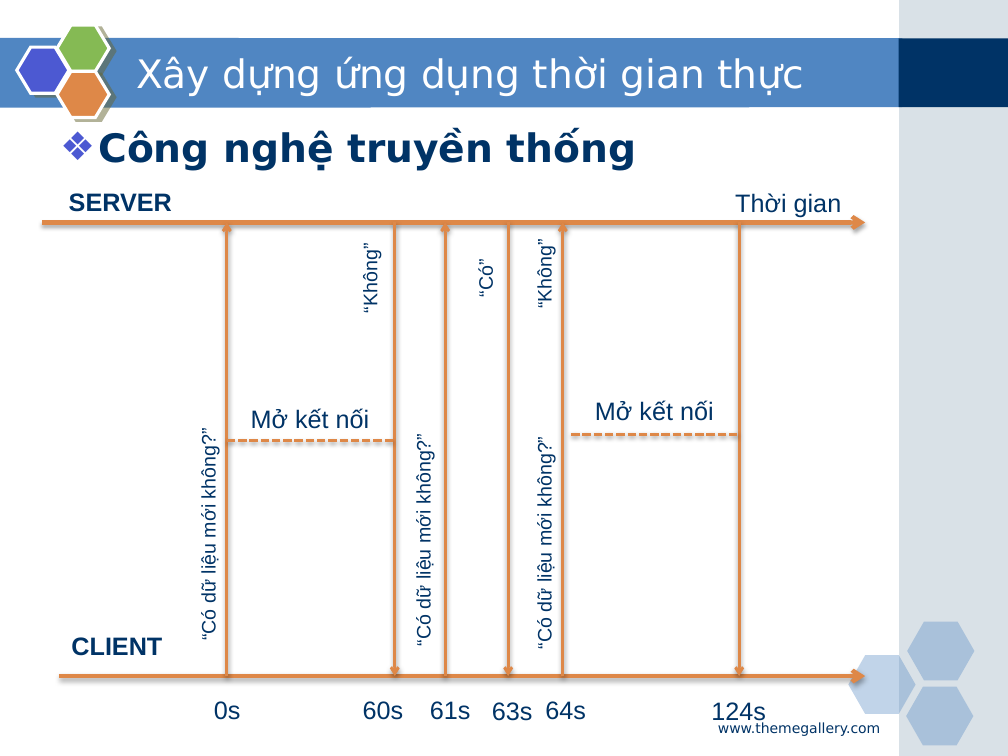
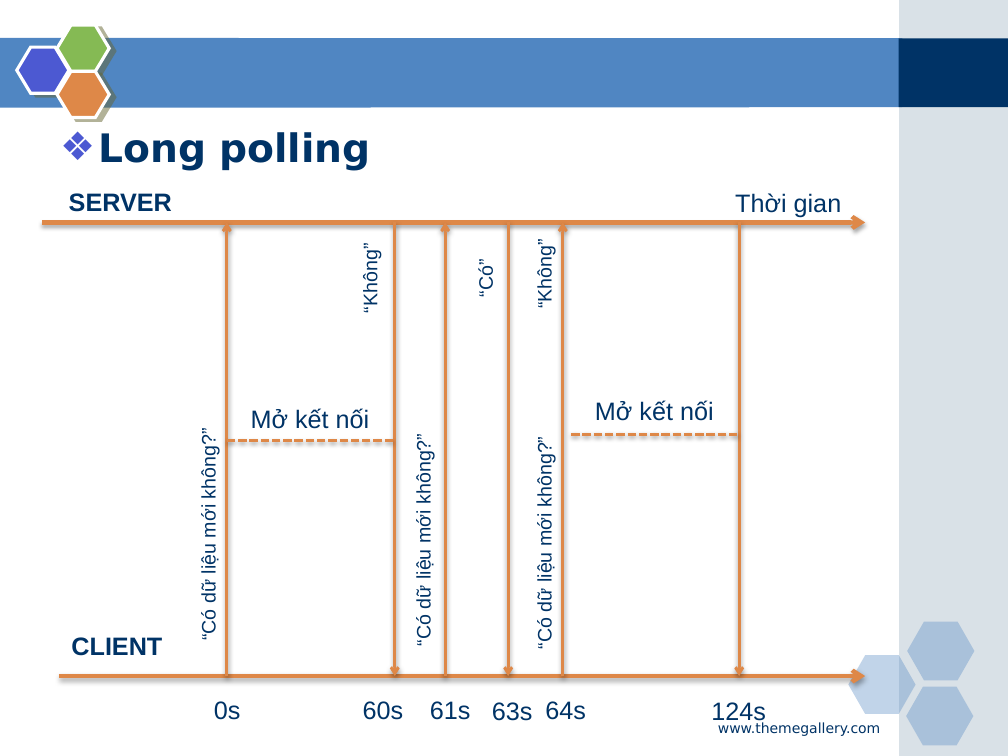
Before and after one commit to phamduong/graduation-project-agile-tool, a slide deck: slide 16 of Báo cáo/Slide bao cao.pptx (slide 12 before the commit). Drawn at 1008x756 pixels with LibreOffice and Linux fonts; fonts in the diff are those of the drawing. Boxes give left, top, right and bottom in pixels: in the first picture for what was removed or moved away, otherwise in the second. Text is boxed around its words. In the diff, an @@ line names an element or a change of style, - is before the commit and + after.

```diff
--- a/Báo cáo/Slide bao cao.pptx
+++ b/Báo cáo/Slide bao cao.pptx
@@ title removed at <box>136,56,804,96</box> @@
-Xây dựng ứng dụng thời gian thực
@@ text at <box>98,132,371,171</box>: text changed @@
-❖ Công nghệ truyền thống
+❖ Long polling
```
Also in this commit, not shown: 3 other slides changed, 9 slides added, 18 slides removed, 13 other files.
